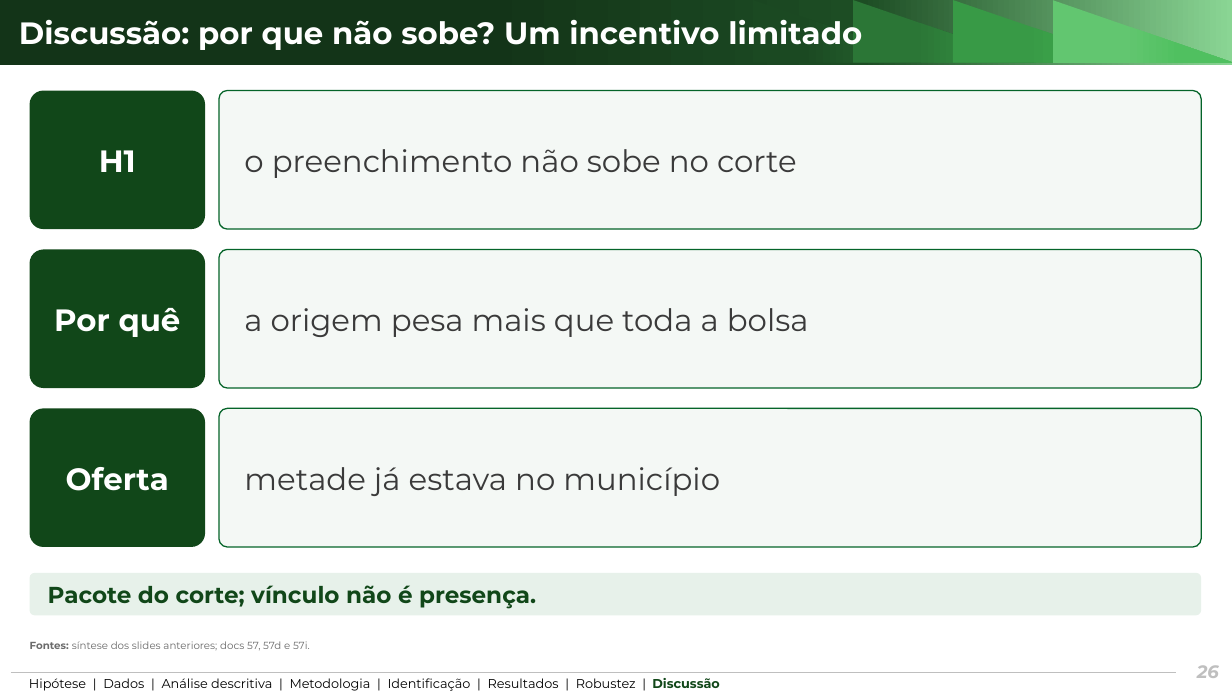
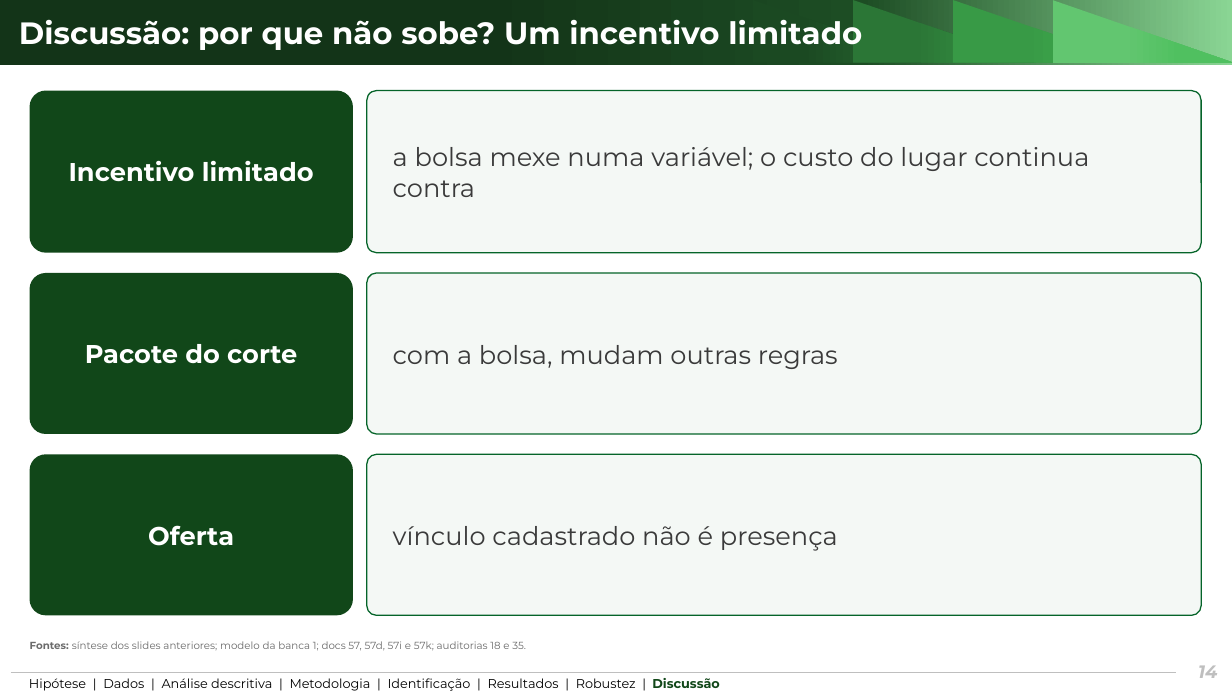
Before and after one commit to ka1victor/impact-eval-health-econ-pmme, a slide deck: slide 14 of output/apresentacao_banca2/deck_banca2_curto.pptx (slide 26 before the commit). Drawn at 1232x693 pixels with LibreOffice and Linux fonts; fonts in the diff are those of the drawing; background and template pictures are left out. Boxes give left, top, right and bottom in pixels: in the first picture for what was removed or moved away, otherwise in the second. Text is boxed around its words. In the diff, an @@ line names an element or a change of style, - is before the commit and + after.

```diff
--- a/output/apresentacao_banca2/deck_banca2_curto.pptx
+++ b/output/apresentacao_banca2/deck_banca2_curto.pptx
@@ rounded rectangle removed at (x1=30, y1=91, x2=205, y2=229) @@
-H1
@@ rounded rectangle added at (x1=30, y1=91, x2=353, y2=252), fill #114719, 20 pt, text #FFFFFF, bold @@
+Incentivo limitado
@@ rounded rectangle added at (x1=367, y1=91, x2=1202, y2=252), fill #F4F8F5, outline #056429 1 pt, 20 pt, text #3A3A3A @@
+a bolsa mexe numa variável; o custo do lugar continua contra
@@ rounded rectangle removed at (x1=30, y1=250, x2=205, y2=388) @@
-Por quê
@@ rounded rectangle removed at (x1=219, y1=250, x2=1202, y2=388) @@
-a origem pesa mais que toda a bolsa
@@ rounded rectangle "Pacote do corte" resized from (x1=219, y1=91, x2=1202, y2=229) to (x1=30, y1=273, x2=353, y2=433) @@
@@ rounded rectangle "Pacote do corte" at (x1=30, y1=273, x2=353, y2=433): fill #F4F8F5 to #114719; outline #056429 1 pt to none; proportions changed @@
@@ rounded rectangle added at (x1=367, y1=273, x2=1202, y2=433), fill #F4F8F5, outline #056429 1 pt, 20 pt, text #3A3A3A @@
+com a bolsa, mudam outras regras
@@ text in rounded rectangle at (x1=85, y1=344, x2=297, y2=364): text changed; size 24 to 20 pt; text colour #3A3A3A to #FFFFFF; bold on @@
-o preenchimento não sobe no corte
+Pacote do corte
@@ rounded rectangle removed at (x1=219, y1=409, x2=1202, y2=547) @@
-metade já estava no município
@@ rounded rectangle "Oferta" resized from (x1=30, y1=409, x2=205, y2=547) to (x1=30, y1=455, x2=353, y2=616) @@
@@ rounded rectangle "Oferta" at (x1=30, y1=455, x2=353, y2=616): size 24 to 20 pt @@
@@ rounded rectangle "vínculo cadastrado não é presença" resized from (x1=30, y1=573, x2=1202, y2=616) to (x1=367, y1=455, x2=1202, y2=616) @@
@@ rounded rectangle "vínculo cadastrado não é presença" at (x1=367, y1=455, x2=1202, y2=616): fill #E7F1EA to #F4F8F5; outline none to #056429 1 pt; proportions changed @@
@@ text in rounded rectangle at (x1=393, y1=526, x2=838, y2=551): text changed; size 18 to 20 pt; text colour #114719 to #3A3A3A; bold off @@
-Pacote do corte; vínculo não é presença.
+vínculo cadastrado não é presença
@@ text at (x1=30, y1=641, x2=526, y2=650): text changed @@
-Fontes: síntese dos slides anteriores; docs 57, 57d e 57i.
+Fontes: síntese dos slides anteriores; modelo da banca 1; docs 57, 57d, 57i e 57k; auditorias 18 e 35.
@@ page number at (x1=1198, y1=666, x2=1217, y2=678): text changed @@
-26
+14
```
Also in this commit, not shown: 8 other slides changed, 2 slides added, 14 slides removed, 38 other files.
